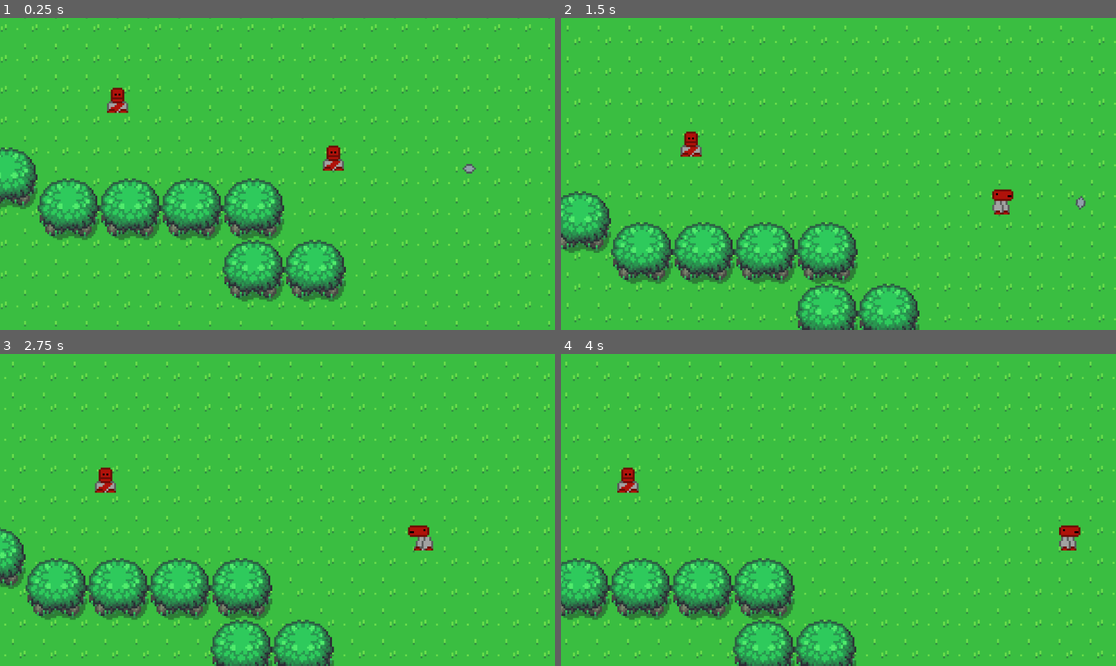
Above: before the commit, frames 1-4 (two rows, left to right).
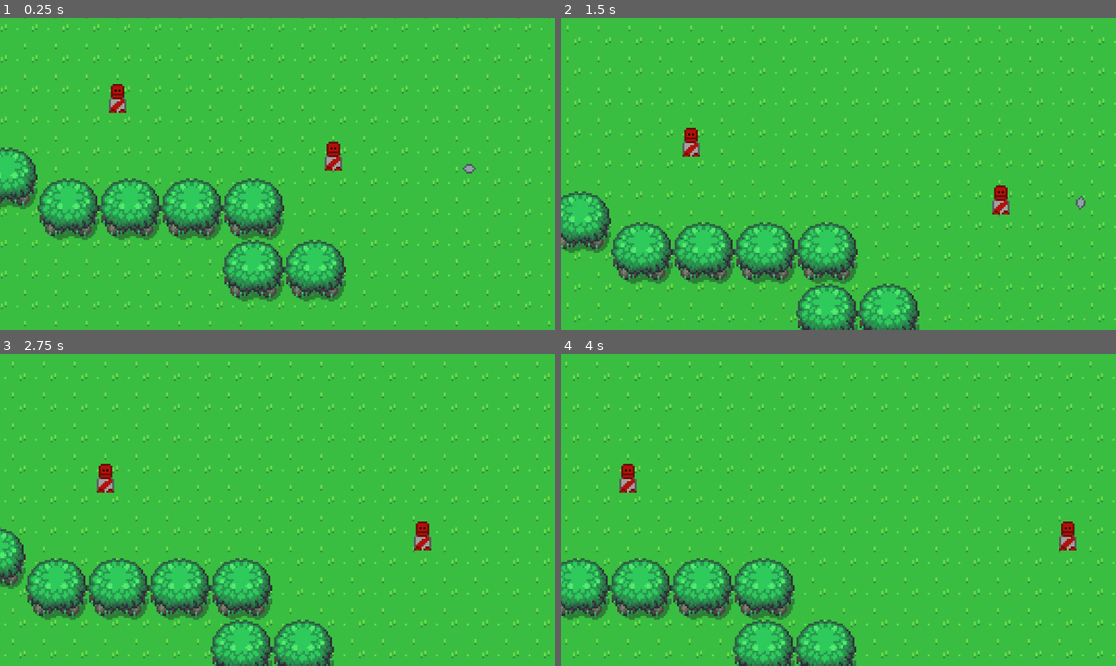
Above: after the commit, the same moments.

Repository: HashirShazad/Project_R
Game: Godot game, scene res://Scenes/Main.tscn
Two runs of this game, one before a commit and one after it. Both use one fixed random seed, a clock stepped at 60 frames per second and the inputs below.
Inputs:
- Up to frame 1 (0.25 s): no input
- Up to frame 2 (1.5 s): tap Enter (ui_accept) at 0.5, 0.77 s; hold D (P1_Right) from 0.53 s (still down); tap K (P1_L_Atk) at 0.6 s; tap J (P1_R_Atk) at 1.35 s
- Up to frame 3 (2.75 s): tap Enter (ui_accept) at 1.52 s; release D (P1_Right) at 2.03 s; hold A (P1_Left) from 2.03 s (still down); tap K (P1_L_Atk) at 2.1 s
- Up to frame 4 (4 s): release A (P1_Left) at 2.78 s; hold D (P1_Right) from 2.78 s (still down); tap J (P1_R_Atk) at 2.85 s; tap Enter (ui_accept) at 3.02, 3.77 s; tap K (P1_L_Atk) at 3.6 s

The runs differ from the first frame. In frame 1, 0.3% of the frame differs, in the area x 19-62%, y 21-49%; in frame 2, 0.4%; in frame 3, 0.4%, in the area x 17-79%, y 35-64%; in frame 4, 0.4%.

Commit message:
better ani
better ani

Diff:
--- a/Scenes/Character.tscn
+++ b/Scenes/Character.tscn
@@ -170,9 +170,6 @@
 "name": &"Walk_Right",
 "speed": 10.0
 }]
-
-[sub_resource type="RectangleShape2D" id="RectangleShape2D_rjvcf"]
-size = Vector2(10, 14)
 
 [sub_resource type="CapsuleShape2D" id="CapsuleShape2D_tymbv"]
 radius = 5.0
@@ -196,7 +193,7 @@
 tracks/1/type = "value"
 tracks/1/imported = false
 tracks/1/enabled = true
-tracks/1/path = NodePath("AnimatedSprite2D/HurtBox/CollisionShape2D:disabled")
+tracks/1/path = NodePath("Sprite2D/HurtBox/CollisionShape2D:disabled")
 tracks/1/interp = 1
 tracks/1/loop_wrap = true
 tracks/1/keys = {
@@ -230,14 +227,92 @@
 "values": [true, false]
 }
 
+[sub_resource type="Animation" id="Animation_6wlm6"]
+resource_name = "Idle_Up"
+length = 0.4
+loop_mode = 1
+tracks/0/type = "value"
+tracks/0/imported = false
+tracks/0/enabled = true
+tracks/0/path = NodePath("Sprite2D:frame")
+tracks/0/interp = 1
+tracks/0/loop_wrap = true
+tracks/0/keys = {
+"times": PackedFloat32Array(0, 0.2),
+"transitions": PackedFloat32Array(1, 1),
+"update": 1,
+"values": [4, 5]
+}
+
+[sub_resource type="Animation" id="Animation_tqvyx"]
+length = 0.001
+tracks/0/type = "value"
+tracks/0/imported = false
+tracks/0/enabled = true
+tracks/0/path = NodePath("Sprite2D:frame")
+tracks/0/interp = 1
+tracks/0/loop_wrap = true
+tracks/0/keys = {
+"times": PackedFloat32Array(0),
+"transitions": PackedFloat32Array(1),
+"update": 1,
+"values": [4]
+}
+
 [sub_resource type="AnimationLibrary" id="AnimationLibrary_3sphm"]
 _data = {
-"Damaged": SubResource("Animation_s5b67")
+"Damaged": SubResource("Animation_s5b67"),
+"Idle_Up": SubResource("Animation_6wlm6"),
+"RESET": SubResource("Animation_tqvyx")
 }
 
 [sub_resource type="Curve" id="Curve_hq23k"]
 _data = [Vector2(0, 0), 0.0, 0.0, 0, 0, Vector2(0.247191, 1), 0.0, 0.0, 0, 0, Vector2(0.494382, 0.450549), 0.0, 0.0, 0, 0, Vector2(0.567416, 0), 0.0, 0.0, 0, 0]
 point_count = 4
+
+[sub_resource type="AnimationNodeAnimation" id="AnimationNodeAnimation_nuqko"]
+animation = &"Damaged"
+
+[sub_resource type="AnimationNodeBlendSpace2D" id="AnimationNodeBlendSpace2D_f07oo"]
+
+[sub_resource type="AnimationNodeBlendSpace2D" id="AnimationNodeBlendSpace2D_kbn3b"]
+
+[sub_resource type="AnimationNodeStateMachineTransition" id="AnimationNodeStateMachineTransition_j2o4m"]
+advance_mode = 2
+
+[sub_resource type="AnimationNodeStateMachineTransition" id="AnimationNodeStateMachineTransition_hmh2f"]
+advance_mode = 2
+advance_condition = &"is_walking"
+
+[sub_resource type="AnimationNodeStateMachineTransition" id="AnimationNodeStateMachineTransition_wn1ls"]
+advance_mode = 2
+advance_condition = &"is_damaged"
+
+[sub_resource type="AnimationNodeStateMachineTransition" id="AnimationNodeStateMachineTransition_i384x"]
+advance_mode = 2
+
+[sub_resource type="AnimationNodeStateMachineTransition" id="AnimationNodeStateMachineTransition_o7rak"]
+advance_mode = 2
+advance_condition = &"is_idle"
+
+[sub_resource type="AnimationNodeStateMachineTransition" id="AnimationNodeStateMachineTransition_lrj4a"]
+switch_mode = 2
+advance_mode = 2
+advance_condition = &"is_idle"
+
+[sub_resource type="AnimationNodeStateMachine" id="AnimationNodeStateMachine_rhja8"]
+states/Damaged/node = SubResource("AnimationNodeAnimation_nuqko")
+states/Damaged/position = Vector2(221, 236)
+states/Idle/node = SubResource("AnimationNodeBlendSpace2D_f07oo")
+states/Idle/position = Vector2(417, 100)
+states/Start/position = Vector2(233, 105)
+states/Walk/node = SubResource("AnimationNodeBlendSpace2D_kbn3b")
+states/Walk/position = Vector2(550, 236)
+transitions = ["Start", "Idle", SubResource("AnimationNodeStateMachineTransition_j2o4m"), "Idle", "Walk", SubResource("AnimationNodeStateMachineTransition_hmh2f"), "Idle", "Damaged", SubResource("AnimationNodeStateMachineTransition_wn1ls"), "Walk", "End", SubResource("AnimationNodeStateMachineTransition_i384x"), "Walk", "Idle", SubResource("AnimationNodeStateMachineTransition_o7rak"), "Damaged", "Idle", SubResource("AnimationNodeStateMachineTransition_lrj4a")]
+graph_offset = Vector2(-90, 48)
+
+[sub_resource type="RectangleShape2D" id="RectangleShape2D_rjvcf"]
+size = Vector2(10, 14)
 
 [node name="Character" type="CharacterBody2D"]
 y_sort_enabled = true
@@ -253,6 +328,7 @@
 texture_scale = 5.0
 
 [node name="AnimatedSprite2D" type="AnimatedSprite2D" parent="." groups=["Player"]]
+visible = false
 y_sort_enabled = true
 texture_filter = 1
 position = Vector2(0, 8)
@@ -260,19 +336,8 @@
 sprite_frames = SubResource("SpriteFrames_p301g")
 animation = &"Idle_Up_Right"
 autoplay = "Idle_Down"
-frame_progress = 0.402944
+frame_progress = 0.194996
 offset = Vector2(0, -10)
-
-[node name="HurtBox" type="Area2D" parent="AnimatedSprite2D"]
-position = Vector2(-0.0188082, -12)
-rotation = -0.00137874
-skew = -0.000188589
-script = ExtResource("5_230r3")
-
-[node name="CollisionShape2D" type="CollisionShape2D" parent="AnimatedSprite2D/HurtBox"]
-position = Vector2(4.65619e-09, 3)
-shape = SubResource("RectangleShape2D_rjvcf")
-debug_color = Color(0.92549, 0, 0.219608, 0.419608)
 
 [node name="CollisionShape2D" type="CollisionShape2D" parent="."]
 position = Vector2(0, 2)
@@ -284,6 +349,8 @@
 }
 
 [node name="CanvasModulate" type="CanvasModulate" parent="."]
+visible = false
+color = Color(0, 0, 0, 1)
 
 [node name="Hit_VFX" type="CPUParticles2D" parent="."]
 texture_filter = 1
@@ -309,6 +376,31 @@
 libraries = {
 "": SubResource("AnimationLibrary_3sphm")
 }
+tree_root = SubResource("AnimationNodeStateMachine_rhja8")
 anim_player = NodePath("../AnimationPlayer")
-
-[connection signal="area_entered" from="AnimatedSprite2D/HurtBox" to="AnimatedSprite2D/HurtBox" method="area_entered"]
+parameters/conditions/is_damaged = false
+parameters/conditions/is_idle = false
+parameters/conditions/is_walking = false
+parameters/Idle/blend_position = Vector2(0.000771046, -0.00529099)
+parameters/Walk/blend_position = Vector2(0, 0)
+
+[node name="Sprite2D" type="Sprite2D" parent="."]
+texture_filter = 1
+position = Vector2(0, -2)
+texture = ExtResource("4_1db2e")
+hframes = 16
+vframes = 16
+frame = 4
+
+[node name="HurtBox" type="Area2D" parent="Sprite2D"]
+position = Vector2(-0.0165451, -2)
+rotation = -0.00137874
+scale = Vector2(1, 1)
+script = ExtResource("5_230r3")
+
+[node name="CollisionShape2D" type="CollisionShape2D" parent="Sprite2D/HurtBox"]
+position = Vector2(4.65619e-09, 3)
+shape = SubResource("RectangleShape2D_rjvcf")
+debug_color = Color(0.92549, 0, 0.219608, 0.419608)
+
+[connection signal="area_entered" from="Sprite2D/HurtBox" to="Sprite2D/HurtBox" method="area_entered"]
--- a/Scripts/CharacterBody3D_Script.gd
+++ b/Scripts/CharacterBody3D_Script.gd
@@ -26,12 +26,14 @@
 var max_stamina : int = 30
 var stamina : float
 var is_dead : bool = 0
+
 @onready var sprite = $AnimatedSprite2D
-
+@onready var ani_tree = $AnimationTree
 func _ready():
 	health = max_health
 	stamina = max_stamina
 	mana = max_mana
+	ani_tree.active = true
 
 func _physics_process(_delta):
 
@@ -86,9 +88,11 @@
 
 
 func ani_player(state : states):
-	print(direction)
 	match state:
 		states.Idle:
+			ani_tree["parameters/conditions/is_idle"] = true
+			ani_tree["parameters/conditions/is_walking"] = false
+			ani_tree["parameters/conditions/is_damaged"] = false
 			if direction == Vector2(0,1):
 				sprite.play("Idle_Down")
 			elif direction == Vector2(0,-1):
@@ -106,6 +110,9 @@
 				sprite.flip_h = 1
 				sprite.play("Idle_Up_Right")
 		states.Walking:
+			ani_tree["parameters/conditions/is_idle"] = false
+			ani_tree["parameters/conditions/is_walking"] = true
+			ani_tree["parameters/conditions/is_damaged"] = false
 			if direction == Vector2(0,1):
 				sprite.play("Idle_Down")
 			elif direction == Vector2(0,-1):
Not shown: 1 places in Scenes/Character.tscn that only renumber resources
